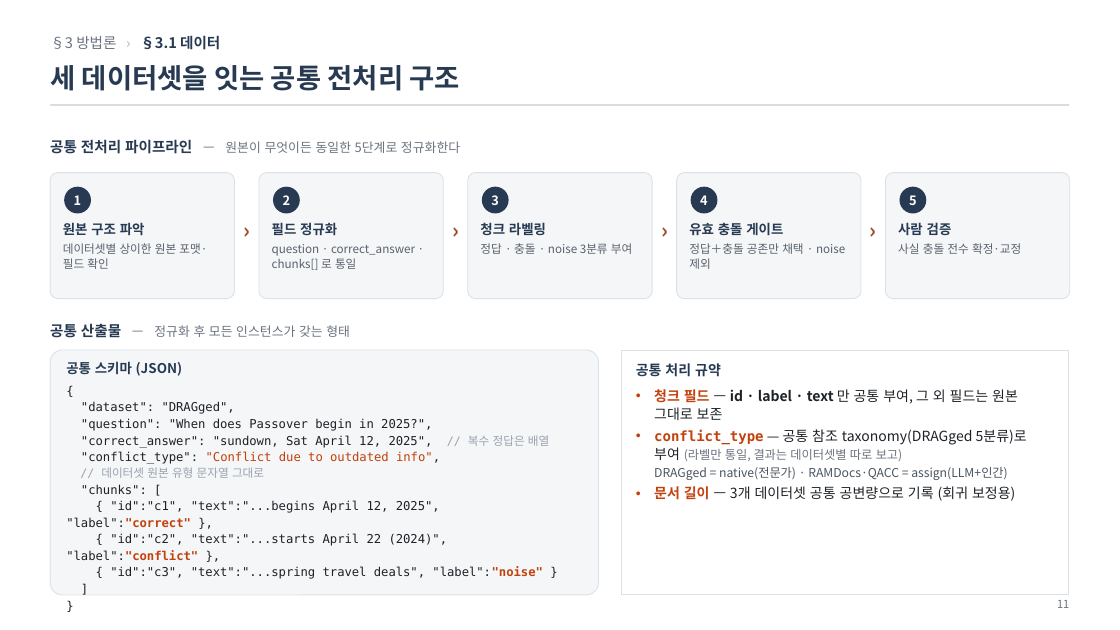
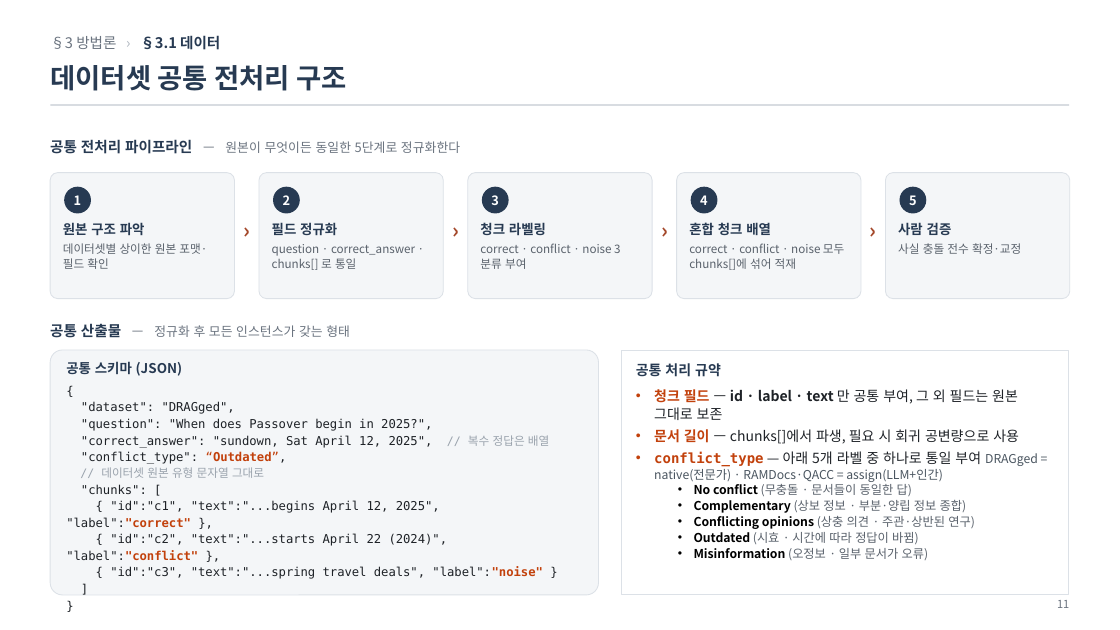
Before and after one commit to jin-ryu/thinkconflict, a slide deck: slide 11 of docs/ThinkConflict_연구보고.pptx. Drawn at 1120x630 pixels with LibreOffice and Linux fonts; fonts in the diff are those of the drawing. Boxes give left, top, right and bottom in pixels: in the first picture for what was removed or moved away, otherwise in the second. Text is boxed around its words. In the diff, an @@ line names an element or a change of style, - is before the commit and + after.

```diff
--- a/docs/ThinkConflict_연구보고.pptx
+++ b/docs/ThinkConflict_연구보고.pptx
@@ text at (50,65,346,91): text changed @@
-세 데이터셋을 잇는 공통 전처리 구조
+데이터셋 공통 전처리 구조
@@ text in rounded rectangle at (689,222,844,270): text changed @@
-유효 충돌 게이트
-정답＋충돌 공존만 채택 · noise 제외
+혼합 청크 배열
+correct · conflict · noise 모두 chunks[]에 섞어 적재
@@ text in rounded rectangle at (480,243,611,269): text changed @@
-정답 · 충돌 · noise 3분류 부여
+correct · conflict · noise 3분류 부여
@@ text in rectangle at (654,429,1038,560): text changed; size 12 to 10.5 pt; text colour #1E2227 to #5A626C @@
-• conflict_type — 공통 참조 taxonomy(DRAGged 5분류)로 부여 (라벨만 통일, 결과는 데이터셋별 따로 보고)
-DRAGged = native(전문가) · RAMDocs·QACC = assign(LLM+인간)
-• 문서 길이 — 3개 데이터셋 공통 공변량으로 기록 (회귀 보정용)
+• 문서 길이 — chunks[]에서 파생, 필요 시 회귀 공변량으로 사용
+• conflict_type — 아래 5개 라벨 중 하나로 통일 부여 DRAGged = native(전문가) · RAMDocs·QACC = assign(LLM+인간)
+  • No conflict (무충돌 · 문서들이 동일한 답)
+  • Complementary (상보 정보 · 부분·양립 정보 종합)
+  • Conflicting opinions (상충 의견 · 주관·상반된 연구)
+  • Outdated (시효 · 시간에 따라 정답이 바뀜)
+  • Misinformation (오정보 · 일부 문서가 오류)
@@ text in rounded rectangle at (81,451,287,464): text changed; text colour #C2410C to #1E2227 @@
-"conflict_type": "Conflict due to outdated info",
+"conflict_type": “Outdated”,
```
Also in this commit, not shown: 17 other slides changed, 2 slides removed, 3 other files.
